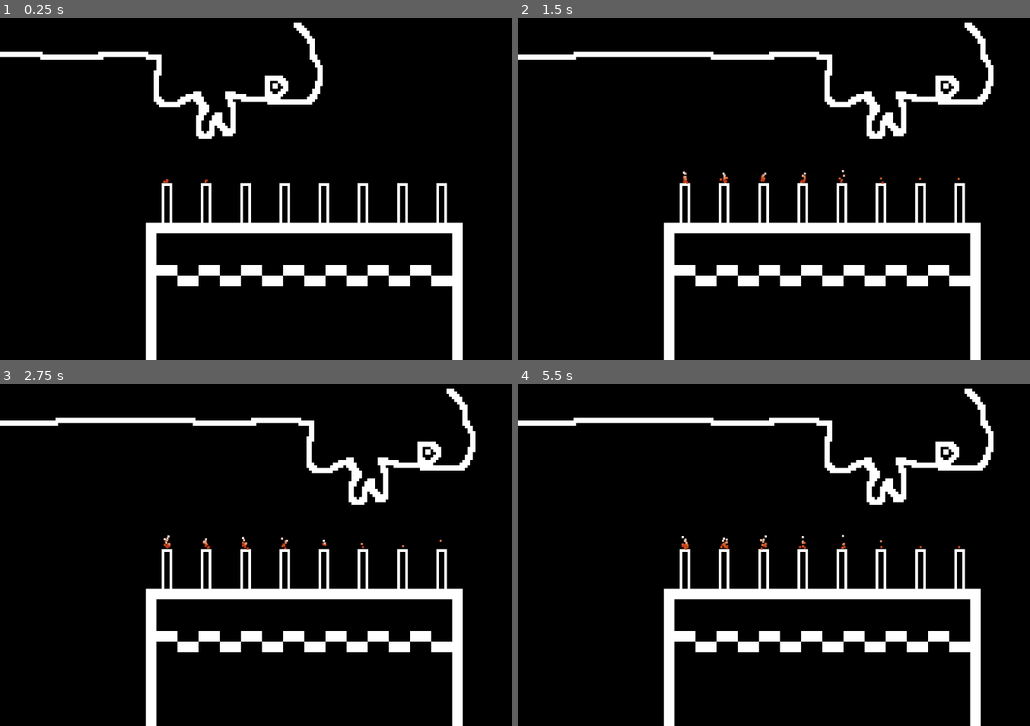
Above: before the commit, frames 1-4 (two rows, left to right).
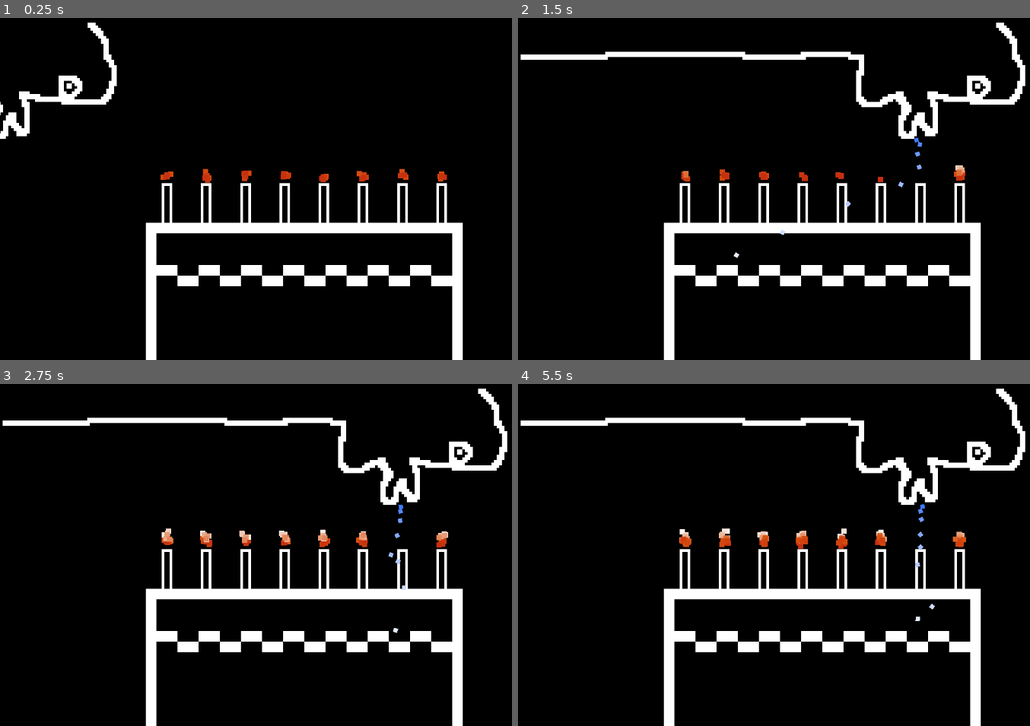
Above: after the commit, the same moments.

Repository: gmeisinger/ThirdSpaceJam
Game: Godot game, scene res://Scenes/main_scene.tscn
The game is run twice, just before and just after one commit, with the same random seed, the same clock (stepped at 60 frames per second) and the same inputs. The project has no main scene, so this scene is started directly.
Inputs:
- Up to frame 1 (0.25 s): no input
- Up to frame 2 (1.5 s): no input
- Up to frame 3 (2.75 s): no input
- Up to frame 4 (5.5 s): no input

The runs differ from the first frame. In frame 1, 3.9% of the frame differs, in the area x 0-88%, y 1-49%; in frame 2, 3.6%; in frame 3, 3.9%; in frame 4, 4.0%, in the area x 0-100%, y 1-70%.

Commit message:
basic spit particles

Diff:
--- a/Scenes/Cake/cake.gd
+++ b/Scenes/Cake/cake.gd
@@ -20,5 +20,5 @@
 
 func get_next_candle_x():
 	var next : Candle = candle_parent.get_child(randi_range(0, num_candles - 1))
-	var next_x = next.position.x
+	var next_x = next.global_position.x
 	return next_x
--- a/Scenes/Cake/candle.gd
+++ b/Scenes/Cake/candle.gd
@@ -1,33 +1,39 @@
 class_name Candle
 extends Node2D
 
-@export var flame : CPUParticles2D
+@onready var flame : CPUParticles2D = get_node("Flame")
 
 @onready var starting_flame_amount = flame.amount
-@onready var tween = create_tween()
 
+var tween
 
 var lit = true
 # flame will be reduced by 1 particle at this rate
-var _fade_time = 1.0
+var _fade_time = 1
 var _regen_time = 0.5
 
 func _ready():
+	tween = get_tree().create_tween()
 	tween.connect("finished", _on_tween_finished)
-	tween.tween_property(flame, "amount", 0, _fade_time)
 
 func _on_tween_finished():
-	if flame.amount == 0:
+	if flame.amount == 1:
+		print("candle blown out!")
 		lit = false
 		flame.emitting = false
 
 func _on_blow_detector_area_entered(area):
 	print("getting blown!")
 	tween.stop()
-	tween.tween_property(flame, "amount", 0, _fade_time)
+	tween = get_tree().create_tween()
+	tween.connect("finished", _on_tween_finished)
+	tween.tween_property(flame, "amount", 1, _fade_time)
+	tween.tween_property(flame, "emitting", false, 0)
 
 func _on_blow_detector_area_exited(area):
 	print("not getting blown!")
 	tween.stop()
 	if lit:
+		tween = get_tree().create_tween()
+		tween.connect("finished", _on_tween_finished)
 		tween.tween_property(flame, "amount", starting_flame_amount, _regen_time)
--- a/Scenes/Cake/candle.tscn
+++ b/Scenes/Cake/candle.tscn
@@ -9,23 +9,22 @@
 
 [sub_resource type="RectangleShape2D" id="RectangleShape2D_vbyq3"]
 
-[node name="Candle" type="Node2D" node_paths=PackedStringArray("flame")]
+[node name="Candle" type="Node2D"]
 script = ExtResource("1_y4ona")
-flame = NodePath("Flame")
 
 [node name="Sprite" type="Sprite2D" parent="."]
 position = Vector2(2.08165e-12, -40)
 texture = ExtResource("1_mkvkh")
 
 [node name="Flame" type="CPUParticles2D" parent="."]
-position = Vector2(0, -79)
+position = Vector2(0, -88)
 amount = 16
 lifetime = 0.6
 emission_shape = 1
-emission_sphere_radius = 6.0
+emission_sphere_radius = 8.0
 gravity = Vector2(2.08165e-12, -98)
-scale_amount_min = 4.0
-scale_amount_max = 4.0
+scale_amount_min = 10.0
+scale_amount_max = 10.0
 color_ramp = SubResource("Gradient_34hi5")
 
 [node name="BlowDetector" type="Area2D" parent="."]
--- a/Scenes/Face/face.tscn
+++ b/Scenes/Face/face.tscn
@@ -1,10 +1,13 @@
-[gd_scene load_steps=4 format=3 uid="uid://bfplb42segbeb"]
+[gd_scene load_steps=5 format=3 uid="uid://bfplb42segbeb"]
 
 [ext_resource type="Texture2D" uid="uid://dsey2m57jov2k" path="res://Assets/Images/face.png" id="1_xf0ku"]
 [ext_resource type="Script" path="res://Scenes/Face/face.gd" id="2_hgcg3"]
 
 [sub_resource type="RectangleShape2D" id="RectangleShape2D_ngksh"]
-size = Vector2(59, 103)
+size = Vector2(34, 103)
+
+[sub_resource type="Gradient" id="Gradient_xeifr"]
+colors = PackedColorArray(0.25332, 0.473895, 1, 1, 1, 1, 1, 1)
 
 [node name="Face" type="Node2D"]
 script = ExtResource("2_hgcg3")
@@ -20,5 +23,24 @@
 monitoring = false
 
 [node name="CollisionShape2D" type="CollisionShape2D" parent="BlowZone"]
-position = Vector2(-3.5, -41.5)
+position = Vector2(0, -41.5)
 shape = SubResource("RectangleShape2D_ngksh")
+debug_color = Color(0, 0.6, 0.701961, 0.686275)
+
+[node name="Spit" type="CPUParticles2D" parent="."]
+position = Vector2(0, -92)
+emission_shape = 3
+emission_rect_extents = Vector2(8, 1)
+direction = Vector2(2.08165e-12, 1)
+gravity = Vector2(2.08165e-12, 500)
+initial_velocity_min = 40.0
+initial_velocity_max = 40.0
+angular_velocity_min = 60.0
+angular_velocity_max = 120.0
+radial_accel_min = -100.0
+radial_accel_max = 100.0
+angle_min = -30.0
+angle_max = 30.0
+scale_amount_min = 8.0
+scale_amount_max = 8.0
+color_ramp = SubResource("Gradient_xeifr")
--- a/Scenes/main_scene.gd
+++ b/Scenes/main_scene.gd
@@ -5,5 +5,4 @@
 @export var face : Face
 
 func _ready():
-	face.position.x = cake.candle_parent.position.x
 	face.move_to(cake.get_next_candle_x(), 1.0)
--- a/Scenes/main_scene.tscn
+++ b/Scenes/main_scene.tscn
@@ -17,5 +17,6 @@
 position = Vector2(320, 2.08165e-12)
 
 [node name="Face" parent="." instance=ExtResource("2_4c673")]
+position = Vector2(-480, 2.08165e-12)
 
 [editable path="Cake"]
--- a/project.godot
+++ b/project.godot
@@ -18,6 +18,7 @@
 [audio]
 
 driver/enable_input=true
+driver/mix_rate=48000
 
 [display]
 
